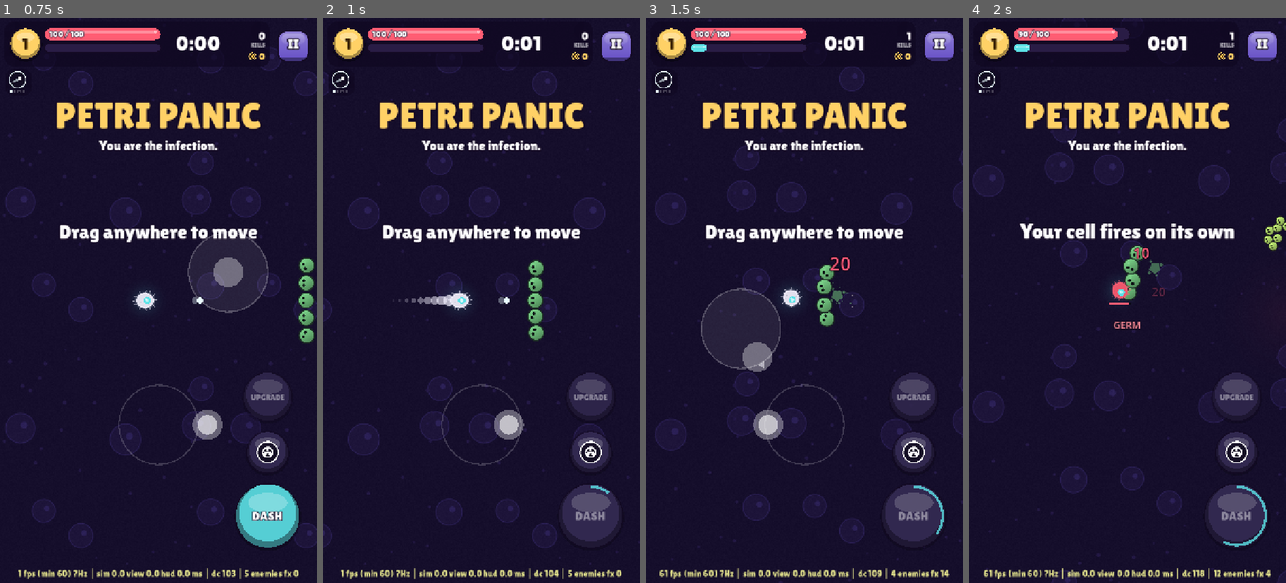
Above: before the commit, frames 1-4 (left to right).
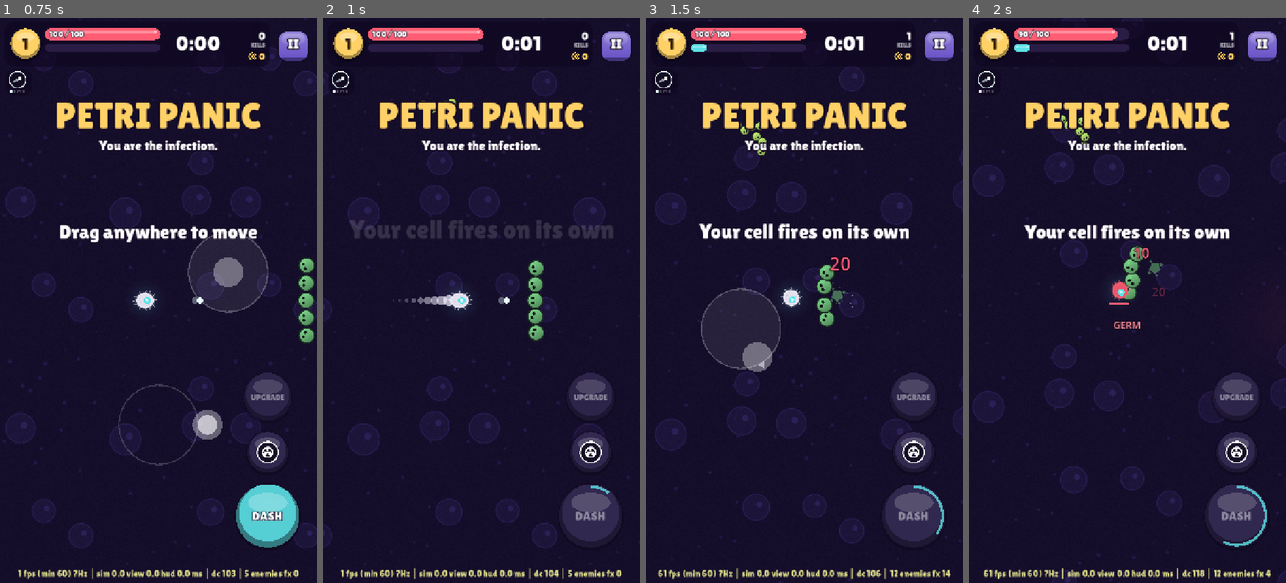
Above: after the commit, the same moments.

Repository: yousufkamran222-code/survivor-lite
Game: Godot game, scene res://scenes/main.tscn
The game is run twice, just before and just after one commit, with the same random seed, the same clock (stepped at 60 frames per second) and the same inputs.
Inputs (mouse positions are in pixels of both pictures, inside the frame that each line leads up to):
- Up to frame 1 (0.75 s): tap Enter at 0.5 s; move the mouse to (228, 272) at 0.52 s; hold D from 0.53 s (still down); tap 1 at 0.6 s; click (228, 272) at 0.67 s
- Up to frame 2 (1 s): keep holding D; tap Space at 0.77 s
- Up to frame 3 (1.5 s): release D at 1.25 s; drag from (741, 328) to (788, 413) at 1.27 s
- Up to frame 4 (2 s): no input

Frame 1 is identical in both runs. In frame 2, 2.2% of the frame differs, in the area x 8-92%, y 14-80%; in frame 3, 2.6%, in the area x 3-96%, y 18-100%; in frame 4, 1.4%.

Commit message:
Onboarding: fewer screens, build hints on level-up cards
- Unlock popups replaced by a fading banner over the hero area and NEW
  badges on mode cards/tiles until opened; static NEW mode tags removed
- Level-up cards show a one-line build hint (Dash build / Tank builds /
  Swarm build / ...) in Patient Zero and the first 15 real runs
- Patient Zero basics are quicker; "Pick upgrades that work together"
- Banner waits for the menu layout so it never lands on the title
- 291 tests

Co-Authored-By: Claude Opus 5.5 <noreply@anthropic.com>
Claude-Session: https://claude.ai/code/session_01Gsp3VsqZBA3ndPLWbxAaQL

Diff:
--- a/data/modes.json
+++ b/data/modes.json
@@ -1,11 +1,11 @@
 [
-  {"id": "infection", "name": "Infection", "tag": "NEW", "icon": "mode_infection", "color": "#5ce1e6", "special": "best_infected_pct", "special_label": "Best %d%% infected",
+  {"id": "infection", "name": "Infection", "tag": "", "icon": "mode_infection", "color": "#5ce1e6", "special": "best_infected_pct", "special_label": "Best %d%% infected",
    "desc": "A bounded dish. Loop out and back to claim land; your land slows and burns germs.",
    "overrides": {"territory": {"enabled": true}, "xp": {"linear": 4, "quad": 0.17}}},
-  {"id": "swarm", "name": "Swarm", "tag": "NEW", "icon": "mode_swarm", "color": "#7cff9b", "special": "best_conversions", "special_label": "Best %d converted",
+  {"id": "swarm", "name": "Swarm", "tag": "", "icon": "mode_swarm", "color": "#7cff9b", "special": "best_conversions", "special_label": "Best %d converted",
    "desc": "Kills can convert germs into your allies. Grow an army that fights for you.",
    "overrides": {"territory": {"enabled": false}, "conversion": {"enabled": true}, "xp": {"linear": 4, "quad": 0.27}, "difficulty": {"damage_taken_mult": 2.0}}},
-  {"id": "nucleus", "name": "Nucleus", "tag": "NEW", "icon": "mode_nucleus", "color": "#ff9e5e", "special": "best_kills", "special_label": "Best %d kills",
+  {"id": "nucleus", "name": "Nucleus", "tag": "", "icon": "mode_nucleus", "color": "#ff9e5e", "special": "best_kills", "special_label": "Best %d kills",
    "desc": "Defend the nucleus for 12 waves. Stand on a pad to build or upgrade a tower with biomass.",
    "overrides": {"territory": {"enabled": false}, "defense": {"enabled": true}, "xp": {"linear": 4, "quad": 0.17}, "economy": {"mode_gold_mult": 1.8}}},
   {"id": "classic", "name": "Classic", "tag": "", "icon": "mode_classic", "color": "#ffd166", "special": "best_kills", "special_label": "Best %d kills",
--- a/data/onboarding.json
+++ b/data/onboarding.json
@@ -30,10 +30,10 @@
       {"id": "gold", "name": "Gold", "score": 1300, "color": "#ffd166"}
     ],
     "beats": [
-      {"id": "move", "text": "Drag anywhere to move", "target": "move", "min_s": 1.5, "max_s": 9,
+      {"id": "move", "text": "Drag anywhere to move", "target": "move", "min_s": 1.0, "max_s": 5,
         "start": {"spawn": [{"id": "grunt", "n": 5, "pattern": "front", "dist": 460}], "ambient": 0.0},
-        "until": {"moved": 300}},
-      {"id": "fire", "text": "Your cell fires on its own", "show_s": 2.5, "max_s": 25,
+        "until": {"moved": 150}},
+      {"id": "fire", "text": "Your cell fires on its own", "show_s": 1.8, "max_s": 25,
         "start": {"spawn": [{"id": "swarm", "n": 8, "pattern": "cluster", "dist": 420}], "ambient": 0.6},
         "repeat": {"every_s": 3.0, "spawn": [{"id": "grunt", "n": 4, "pattern": "cluster", "dist": 420}]},
         "until": {"kills": 25}},
@@ -45,7 +45,7 @@
         "until": {"time": 1.3}},
       {"id": "dash", "text": "DASH through it!", "target": "dash", "slowmo": true,
         "until": {"dashes": 1}, "done": {"bomb": true}},
-      {"id": "grow", "text": "Grab the XP gems", "show_s": 3.0, "min_s": 14, "max_s": 30,
+      {"id": "grow", "text": "Pick upgrades that work together", "show_s": 3.0, "min_s": 14, "max_s": 30,
         "start": {"ambient": 1.0, "xp_mult": 2.5, "grant_levels": 1, "offers": [["showcase", "partner", "might"], ["showcase", "partner", "haste"], ["showcase", "partner", "swift"]]},
         "until": {"picks": 2}},
       {"id": "surround", "text": "Surrounded! Dash out", "show_s": 3.0, "min_s": 3, "max_s": 10,
@@ -104,6 +104,28 @@
     {"id": "virulence", "kind": "feature", "name": "Virulence", "desc": "Harder levels for bigger rewards. Win to climb.", "wins": 1},
     {"id": "lab", "kind": "tile", "name": "The Lab", "desc": "Spend Genes from wins on a skill tree and abilities.", "genes": 1}
   ],
+  "card_hint_runs": 15,
+  "card_hints": {
+    "bolt": "Single target: melts elites and bosses",
+    "orbit": "Close range: blocks shots. Tank builds",
+    "nova": "Crowd control: shoves germs back",
+    "chain": "Crowd clear: leaps through packed germs",
+    "might": "Every build wants more damage",
+    "haste": "Everything fires faster",
+    "swift": "Speed keeps kiting builds safe",
+    "vitality": "Tank builds: wade through crowds",
+    "magnet": "More XP, faster levels",
+    "multishot": "More bolts, antibodies and spark jumps",
+    "regen": "Tank builds: heal while you fight",
+    "flagella2": "Dash build: more dashes in a row",
+    "lunge": "Dash build: your dash becomes a weapon",
+    "afterimage": "Dash build: decoys pull germs away",
+    "adrenaline": "Dash build: dash far more often",
+    "volatile": "Dash build finisher: dash kills explode",
+    "viral": "Swarm build: more allies, more healing",
+    "hive": "Swarm build: stronger with a big swarm",
+    "incubate": "Swarm build: a bigger, longer swarm"
+  },
   "ads_from_runs": 3,
   "free_pick_max_cost": 2500
 }
--- a/scripts/core/game_data.gd
+++ b/scripts/core/game_data.gd
@@ -496,6 +496,9 @@
 	for a in pc.get("affixes", []):
 		if not World.AFFIX_IDS.has(a) or a == "":
 			errors.append("onboarding: unknown elite affix '%s'" % a)
+	for id in cfg.get("card_hints", {}):
+		if not d.upgrades.any(func(u: Dictionary) -> bool: return u.id == id):
+			errors.append("onboarding card hint for unknown upgrade '%s'" % id)
 	var mode_ids := []
 	for m in d.modes:
 		mode_ids.append(m.id)
--- a/scripts/core/onboarding.gd
+++ b/scripts/core/onboarding.gd
@@ -168,6 +168,15 @@
 	return bool(_ob(p).get("all", false)) or int(p.stats.runs) >= int(d.onboarding.get("ads_from_runs", 0))
 
 
+## The level-up card's build hint ("Dash build: ..."), shown in Patient Zero
+## and a player's first `card_hint_runs` real runs ("" otherwise).
+static func card_hint(d: Dictionary, p: Profile, id: String, prologue: bool) -> String:
+	var ob: Dictionary = d.get("onboarding", {})
+	if not prologue and (bool(_ob(p).get("all", false)) or int(p.stats.runs) >= int(ob.get("card_hint_runs", 0))):
+		return ""
+	return str(ob.get("card_hints", {}).get(id, ""))
+
+
 static func free_pick(p: Profile) -> bool:
 	return bool(_ob(p).get("free_pick", false))
 
--- a/scripts/game/main.gd
+++ b/scripts/game/main.gd
@@ -44,7 +44,6 @@
 var _pop_sound := {}  # the equipped pop style's look (kill sound + pitch)
 var _menu_toast_node: Control = null
 var _menu_hero: Control = null  # the hero cell spacer on the menu (toasts sit over it)
-var _unlock_pop = null  # unlock announcement overlay (UiKit.overlay array), built on demand
 var _prologue := false  # this run is the Patient Zero prologue (data/onboarding.json)
 var _coached_mode := ""  # this run carries a mode's first-run coach (marked done when it finishes)
 var _new_best := false
@@ -722,6 +721,7 @@
 		world = World.new(GameData.apply_virulence(GameData.apply_mode(data, mode_id), Save.profile.virulence_selected(mode_id)), randi(), meta)
 		var ab_id := Save.profile.equipped_ability(data.lab)
 		world.equip_ability(ab_id, Lab.ability_level(data.lab, Save.profile.lab, ab_id))
+		Onboarding.mark_opened(Save.profile, mode_id)
 		if Onboarding.coach_due(data, Save.profile, mode_id):
 			world.start_tutorial(data.onboarding.coaches[mode_id])
 			_coached_mode = mode_id
@@ -861,45 +861,28 @@
 	_announce_next()
 
 
-## New unlocks (Onboarding.pending_announcements), one popup at a time:
-## icon, NEW MODE / NEW FEATURE, the name and one line; OK marks it seen.
+## New unlocks (Onboarding.pending_announcements): no popup, just a banner
+## over the hero area ("NEW MODE: Infection") that fades by itself, and a
+## NEW badge on the card or tile until it's opened.
 func _announce_next() -> void:
 	var todo := Onboarding.pending_announcements(data, Save.profile)
-	if todo.is_empty() or (_unlock_pop != null and is_instance_valid(_unlock_pop[0]) and _unlock_pop[0].visible):
-		return
-	var u: Dictionary = todo[0]
-	if _unlock_pop == null or not is_instance_valid(_unlock_pop[0]):
-		_unlock_pop = UiKit.overlay(ui_root, 0.78)
-	var col: VBoxContainer = _unlock_pop[1]
-	UiKit.clear(col)
-	col.add_theme_constant_override("separation", 18)
-	var icons := {"classic": "mode_classic", "shop": "gold", "style": "style", "lab": "lab", "virulence": "keystone"}
-	var accent: Color = pal.ui_accent
-	var icon := str(icons.get(u.id, ""))
-	for m in data.modes:
-		if m.id == u.id:
-			icon = str(m.get("icon", icon))
-			accent = GameData.color(m.get("color", "#ffd166"))
-	var head := "NEW MODE" if u.kind == "mode" else "UNLOCKED"
-	col.add_child(UiKit.display(UiKit.label(head, 30, Color(pal.text, 0.8)), 6))
-	var ic := UpgradeIcon.make(icon, accent, 150)
-	ic.size_flags_horizontal = Control.SIZE_SHRINK_CENTER
-	col.add_child(ic)
-	col.add_child(UiKit.display(UiKit.label(str(u.name).to_upper(), 64, accent), 10))
-	var d := UiKit.label(str(u.desc), 26, Color.WHITE)
-	d.custom_minimum_size = Vector2(560, 0)
-	col.add_child(d)
-	col.add_child(UiKit.button("NICE!", func() -> void:
+	if todo.is_empty():
+		return
+	var names := []
+	var mode_new := false
+	for u in todo:
 		Onboarding.mark_announced(Save.profile, str(u.id))
-		Save.write()
-		_unlock_pop[0].visible = false
-		if u.kind == "mode":
-			Save.mode = str(u.id)  # jump to the new mode
-		_show_menu(), 110, "primary"))
-	Sfx.play("evolve", 0.0, 1.2)
-	Sfx.vibrate(60)
-	Analytics.event("unlock_shown", {"id": u.id})
-	UiKit.reveal(_unlock_pop)
+		names.append(str(u.name))
+		mode_new = mode_new or u.kind == "mode"
+		Analytics.event("unlock_shown", {"id": u.id})
+	Save.write()
+	var line := ("NEW MODE: " if mode_new and todo.size() == 1 else "UNLOCKED: ") + ", ".join(names)
+	if todo.size() == 1:
+		line += "\n" + str(todo[0].desc)
+	Sfx.play("upgrade", 0.0)
+	Sfx.vibrate(40)
+	_show_menu()  # redraw with the NEW badges
+	_menu_toast(line, 4.0, Color("#7cff9b"))
 
 
 ## A menu tile that unlocks with play (shop, Lab, Style): locked = dim with
@@ -977,14 +960,22 @@
 	return b
 
 
-func _menu_toast(text: String) -> void:
+func _menu_toast(text: String, life: float = 1.8, border: Color = Color(0, 0, 0, 0)) -> void:
 	if text == "":
+		return
+	# A just-rebuilt menu needs a few layout passes before the hero spacer
+	# has its real position (containers sort deferred).
+	for k in 6:
+		await get_tree().process_frame
+		if is_instance_valid(_menu_hero) and _menu_hero.global_position.y > 120.0:
+			break
+	if screen != "menu":
 		return
 	if is_instance_valid(_menu_toast_node):
 		_menu_toast_node.queue_free()  # one at a time: a new tap replaces it
 	# Full-width banner above the bottom tiles (anchored to the screen, so it
 	# can never sit off an edge), wrapping if the text is long.
-	var p := UiKit.panel(Color(0.08, 0.05, 0.14, 0.94), Color(pal.ui_accent, 0.7), 20, 14)
+	var p := UiKit.panel(Color(0.08, 0.05, 0.14, 0.94), border if border.a > 0.0 else Color(pal.ui_accent, 0.7), 20, 14)
 	# Over the top of the hero cell's space (between the tagline and the mode
 	# cards), wherever the menu sits on this screen: never covers a button.
 	var y := 260.0
@@ -994,7 +985,7 @@
 	p.offset_left = 50.0
 	p.offset_right = -50.0
 	p.offset_top = y
-	p.offset_bottom = y + 70.0
+	p.offset_bottom = y + (110.0 if text.contains("\n") else 70.0)
 	p.mouse_filter = Control.MOUSE_FILTER_IGNORE
 	var l := UiKit.label(text, 26, Color.WHITE)
 	l.mouse_filter = Control.MOUSE_FILTER_IGNORE
@@ -1002,7 +993,7 @@
 	_menu[0].add_child(p)
 	_menu_toast_node = p
 	var tw := p.create_tween()
-	tw.tween_interval(1.8)
+	tw.tween_interval(life)
 	tw.tween_property(p, "modulate:a", 0.0, 0.4)
 	tw.tween_callback(p.queue_free)
 
@@ -1061,6 +1052,11 @@
 		var vl := UiKit.label("V%d cleared" % cleared, 15, Color("#ff5a7a"))
 		vl.mouse_filter = Control.MOUSE_FILTER_IGNORE
 		v.add_child(vl)
+	if Onboarding.is_new(Save.profile, m.id):
+		var nb := UiKit.label("NEW!", 17, Color("#ff5a7a"))
+		nb.add_theme_font_override("font", UiKit.display_font())
+		nb.mouse_filter = Control.MOUSE_FILTER_IGNORE
+		v.add_child(nb)
 	if m.get("tag", "") != "":
 		var tag := UiKit.label(m.tag, 15, pal.ui_accent)
 		tag.mouse_filter = Control.MOUSE_FILTER_IGNORE
@@ -1167,6 +1163,7 @@
 
 func _select_mode(id: String) -> void:
 	Save.mode = id
+	Onboarding.mark_opened(Save.profile, id)
 	Save.write()
 	_show_menu()
 
@@ -1519,6 +1516,14 @@
 		var hint := _evolution_hint(id, nl)
 		if hint != "":
 			v.add_child(UiKit.chip(hint.replace("* ", ""), Color(pal.ui_accent, 0.75), Color(0.1, 0.06, 0.15), 15))
+		else:
+			# New players: what this card is for in a build (data/onboarding.json card_hints).
+			var bh := Onboarding.card_hint(data, Save.profile, id, _prologue)
+			if bh != "":
+				var hl := UiKit.label(bh, 17, Color("#c8b8ff"))
+				hl.horizontal_alignment = HORIZONTAL_ALIGNMENT_LEFT
+				hl.mouse_filter = Control.MOUSE_FILTER_IGNORE
+				v.add_child(hl)
 	m.name = "Content"  # _card_slot grows the card to fit this once it knows its width
 	return b
 
--- a/tests/test_onboarding.gd
+++ b/tests/test_onboarding.gd
@@ -260,3 +260,19 @@
 	var p := Profile.new()
 	Onboarding.record_prologue(p, gold, 300, 1)
 	check(Cosmetics.earned(it, p))
+
+
+func test_card_hints_for_new_players_only() -> void:
+	var d := data()
+	var p := Profile.new()
+	check(Onboarding.card_hint(d, p, "lunge", false).begins_with("Dash build"))
+	check_eq(Onboarding.card_hint(d, p, "nope", false), "")
+	p.stats.runs = int(d.onboarding.card_hint_runs)
+	check_eq(Onboarding.card_hint(d, p, "lunge", false), "", "gone after the early runs")
+	check(Onboarding.card_hint(d, p, "lunge", true) != "", "always in Patient Zero")
+	var vet := Profile.from_dict({"version": 7, "stats": {"runs": 3}})
+	check_eq(Onboarding.card_hint(d, vet, "lunge", false), "", "veterans don't get them")
+	for u in d.upgrades:
+		var h := str(d.onboarding.card_hints.get(u.id, ""))
+		check(h != "", "%s has a card hint" % u.id)
+		check(h.length() <= 44, "%s hint fits a card (%d chars)" % [u.id, h.length()])
Not shown, changed: CLAUDE.md
Not shown, changed: docs/DECISIONS.md
Not shown, changed: docs/PIPELINE.md
